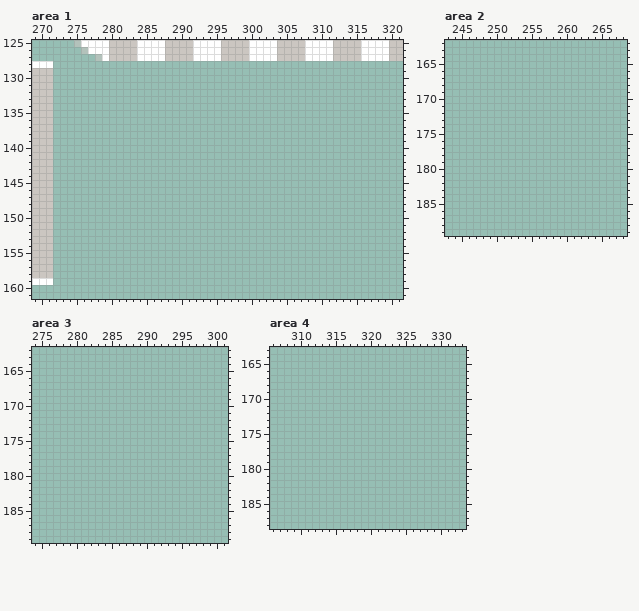
Edited in one commit: pixel-art file (assets/gui.aseprite). The first picture shows the starting point.
512x512 pixels, 1 frame. Colours within 5 levels of each other are drawn and written as one. Shown: area 1: x 269..321, y 125..161; area 2: x 243..268, y 162..189; area 3: x 274..301, y 162..189; area 4: x 306..333, y 163..188. The commit also changed other parts of the picture, which this record leaves out.
And afterwards:
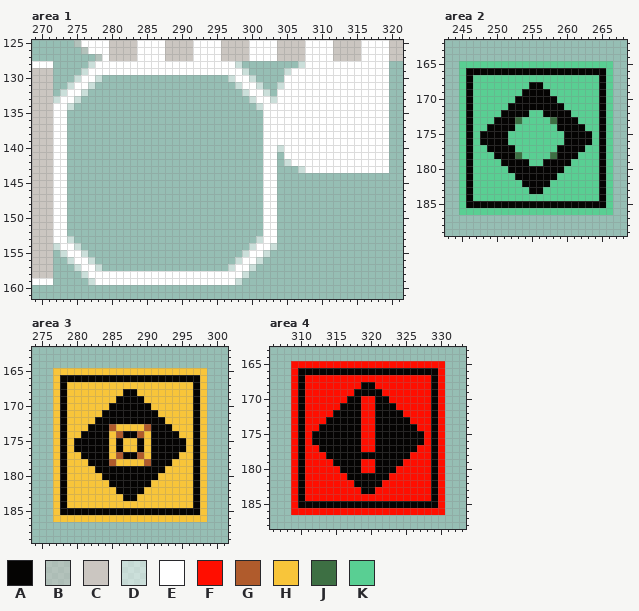
Palette (. is transparent): A #050403  B #cbc6c18a  C #cbc6c1  D #ffffff80  E #ffffff  F #ff0e00  G #b05b2c  H #f8c53a  J #3d6f43  K #59cf93
Diff:
Changed rows in their new state; - is an unchanged pixel.
Area 1, layer "Layer 1":
first column x 272:
128 -----DEEEEEEEEEEEEEEEEEEEED--------DEEEEEEEEEEEE
129 ----DEEEEEEEEEEEEEEEEEEEEEED-----DEEEEEEEEEEEEEE
130 ---DEED------------------DEED----EEEEEEEEEEEEEEE
131 --DEED--------------------DEED--DEEEEEEEEEEEEEEE
132 -DEED----------------------DEED-EEEEEEEEEEEEEEEE
133 DEED------------------------DEEDEEEEEEEEEEEEEEEE
134 EED--------------------------DEEEEEEEEEEEEEEEEEE
135 EE----------------------------EEEEEEEEEEEEEEEEEE
136 EE----------------------------EEEEEEEEEEEEEEEEEE
137 EE----------------------------EEEEEEEEEEEEEEEEEE
138 EE----------------------------EEEEEEEEEEEEEEEEEE
139 EE----------------------------EEEEEEEEEEEEEEEEEE
140 EE----------------------------EEDEEEEEEEEEEEEEEE
141 EE----------------------------EE-EEEEEEEEEEEEEEE
142 EE----------------------------EE-DEEEEEEEEEEEEEE
143 EE----------------------------EE---DEEEEEEEEEEEE
144 EE----------------------------EE----------------
145 EE----------------------------EE----------------
146 EE----------------------------EE----------------
147 EE----------------------------EE----------------
148 EE----------------------------EE----------------
149 EE----------------------------EE----------------
150 EE----------------------------EE----------------
151 EE----------------------------EE----------------
152 EE----------------------------EE----------------
153 EED--------------------------DEE----------------
154 DEED------------------------DEED----------------
155 -DEED----------------------DEED-----------------
156 --DEED--------------------DEED------------------
157 ---DEED------------------DEED-------------------
158 ----DEEEEEEEEEEEEEEEEEEEEEED--------------------
159 -----DEEEEEEEEEEEEEEEEEEEED---------------------
Area 2, layer "Layer 1":
first column x 245:
165 KKKKKKKKKKKKKKKKKKKKKK
166 KAAAAAAAAAAAAAAAAAAAAK
167 KAKKKKKKKKKKKKKKKKKKAK
168 KAKKKKKKKKAAKKKKKKKKAK
169 KAKKKKKKKAAAAKKKKKKKAK
170 KAKKKKKKAAAAAAKKKKKKAK
171 KAKKKKKAAAAAAAAKKKKKAK
172 KAKKKKAAAAKKAAAAKKKKAK
173 KAKKKAAAJKKKKJAAAKKKAK
174 KAKKAAAAKKKKKKAAAAKKAK
175 KAKAAAAKKKKKKKKAAAAKAK
176 KAKAAAAKKKKKKKKAAAAKAK
177 KAKKAAAAKKKKKKAAAAKKAK
178 KAKKKAAAJKKKKJAAAKKKAK
179 KAKKKKAAAAKKAAAAKKKKAK
180 KAKKKKKAAAAAAAAKKKKKAK
181 KAKKKKKKAAAAAAKKKKKKAK
182 KAKKKKKKKAAAAKKKKKKKAK
183 KAKKKKKKKKAAKKKKKKKKAK
184 KAKKKKKKKKKKKKKKKKKKAK
185 KAAAAAAAAAAAAAAAAAAAAK
186 KKKKKKKKKKKKKKKKKKKKKK
Area 3, layer "Layer 1":
first column x 277:
165 HHHHHHHHHHHHHHHHHHHHHH
166 HAAAAAAAAAAAAAAAAAAAAH
167 HAHHHHHHHHHHHHHHHHHHAH
168 HAHHHHHHHHAAHHHHHHHHAH
169 HAHHHHHHHAAAAHHHHHHHAH
170 HAHHHHHHAAAAAAHHHHHHAH
171 HAHHHHHAAAAAAAAHHHHHAH
172 HAHHHHAAAAAAAAAAHHHHAH
173 HAHHHAAAGHHHHGAAAHHHAH
174 HAHHAAAAHGAAGHAAAAHHAH
175 HAHAAAAAHAHHAHAAAAAHAH
176 HAHAAAAAHAHHAHAAAAAHAH
177 HAHHAAAAHGAAGHAAAAHHAH
178 HAHHHAAAGHHHHGAAAHHHAH
179 HAHHHHAAAAAAAAAAHHHHAH
180 HAHHHHHAAAAAAAAHHHHHAH
181 HAHHHHHHAAAAAAHHHHHHAH
182 HAHHHHHHHAAAAHHHHHHHAH
183 HAHHHHHHHHAAHHHHHHHHAH
184 HAHHHHHHHHHHHHHHHHHHAH
185 HAAAAAAAAAAAAAAAAAAAAH
186 HHHHHHHHHHHHHHHHHHHHHH
Area 4, layer "Layer 1":
first column x 309:
165 FFFFFFFFFFFFFFFFFFFFFF
166 FAAAAAAAAAAAAAAAAAAAAF
167 FAFFFFFFFFFFFFFFFFFFAF
168 FAFFFFFFFFAAFFFFFFFFAF
169 FAFFFFFFFAAAAFFFFFFFAF
170 FAFFFFFFAAFFAAFFFFFFAF
171 FAFFFFFAAAFFAAAFFFFFAF
172 FAFFFFAAAAFFAAAAFFFFAF
173 FAFFFAAAAAFFAAAAAFFFAF
174 FAFFAAAAAAFFAAAAAAFFAF
175 FAFAAAAAAAFFAAAAAAAFAF
176 FAFAAAAAAAFFAAAAAAAFAF
177 FAFFAAAAAAFFAAAAAAFFAF
178 FAFFFAAAAAAAAAAAAFFFAF
179 FAFFFFAAAAFFAAAAFFFFAF
180 FAFFFFFAAAFFAAAFFFFFAF
181 FAFFFFFFAAAAAAFFFFFFAF
182 FAFFFFFFFAAAAFFFFFFFAF
183 FAFFFFFFFFAAFFFFFFFFAF
184 FAFFFFFFFFFFFFFFFFFFAF
185 FAAAAAAAAAAAAAAAAAAAAF
186 FFFFFFFFFFFFFFFFFFFFFF
Pixel boxes of the changes (left, top, right, bottom) in both pictures:
added: (53, 61, 389, 285)
added: (459, 61, 613, 215)
added: (53, 368, 207, 522)
added: (291, 361, 445, 515)
